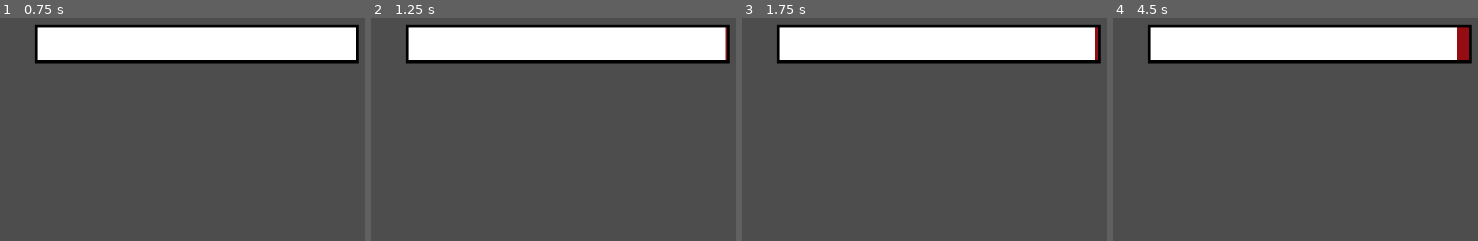
Above: before the commit, frames 1-4 (left to right).
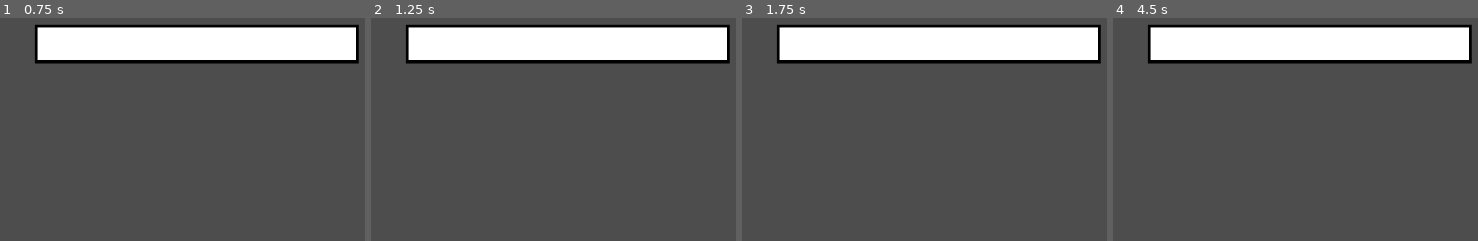
Above: after the commit, the same moments.

Repository: LiamMcBride/LudumeDare53
Game: Godot game, scene res://main_scene.tscn
The game is run twice, just before and just after one commit, with the same random seed, the same clock (stepped at 60 frames per second) and the same inputs.
Inputs:
- Up to frame 1 (0.75 s): hold D (RIGHT) from 0.53 s (still down)
- Up to frame 2 (1.25 s): keep holding D (RIGHT)
- Up to frame 3 (1.75 s): release D (RIGHT) at 1.28 s; hold S (DOWN) from 1.28 s (still down)
- Up to frame 4 (4.5 s): release S (DOWN) at 2.03 s; hold D (RIGHT) 2.03-2.78 s; hold W (UP) 2.78-3.53 s; tap Enter at 3.5 s; hold A (LEFT) from 3.53 s (still down)
The pictures show only the part of the screen within x 50-100%, y 0-50%; the shares and areas given below are measured in that part.

Frame 1 is identical in both runs. In frame 2, less than 0.1% of the frame differs, in the area x 96-98%, y 4-19%; in frame 3, 0.1%; in frame 4, 0.5%, in the area x 94-98%, y 4-19%.

Commit message:
cleaned up, added helper functions for readability

Diff:
--- a/BabyToGo/CharacterBody2D.gd
+++ b/BabyToGo/CharacterBody2D.gd
@@ -1,3 +1,6 @@
+#Player controller via Godot template
+#Modified by Luke, Tad, Liam
+
 extends CharacterBody2D
 
 @export var rot_amount = 1
@@ -19,7 +22,6 @@
 	return 10
 
 func _process(delta):
-	progress.value -= 1
 	if Input.is_action_pressed("LEFT"):
 		var cur_rot = get_rotation()
 		set_rotation(clamp(cur_rot + deg_to_rad(-rot_amount), deg_to_rad(-rot_limit), deg_to_rad(rot_limit)))
@@ -27,23 +29,35 @@
 		var cur_rot = get_rotation()
 		set_rotation(clamp(cur_rot + deg_to_rad(rot_amount), deg_to_rad(-rot_limit), deg_to_rad(rot_limit)))
 
+func going_up() -> bool :
+	return get_rotation() <= 0
+
+func at_top_of_screen() -> bool:
+	return position.y < -50
+
+func at_bottom_of_screen() -> bool:
+	var bottom = get_viewport_rect().size.y - 250
+	return position.y > bottom
+
 func _physics_process(delta):
-	var bottom = get_viewport_rect().size.y - 250
 	# Add the gravity.
 	if progress.value > 0:
-		if position.y < -50:
-			var neg = clamp(get_rotation(), 0, rot_limit)
-			velocity.y = 11 * rad_to_deg(neg)
-		elif position.y > bottom:
+		if at_top_of_screen(): #player is stuck at top of screen
+			var neg_pos = clamp(get_rotation(), 0, rot_limit) #only allow downward vel
+			velocity.y = 11 * rad_to_deg(neg_pos)
+		elif at_bottom_of_screen(): #Stuck on botom
 			var pos = clamp(get_rotation(), -1 * rot_limit, 0)
 			velocity.y = 11 * rad_to_deg(pos)
-		else:
+		else: #normal
 			velocity.y = 11 * rad_to_deg(get_rotation())
 	else:
 		if position.y < -100:
 			velocity.y = 5
 		else:
 			velocity.y += 5
+
+	if going_up():
+		progress.value -= 1
 
 
 	# Get the input direction and handle the movement/deceleration.
